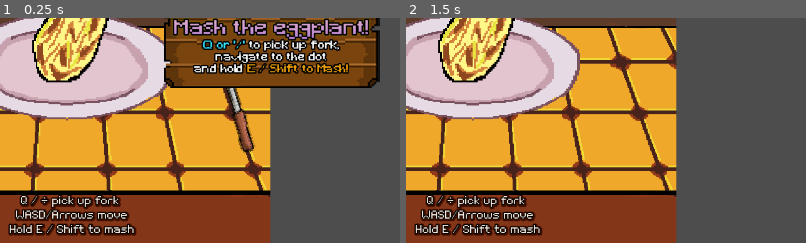
Above: before the commit, frames 1-2 (left to right).
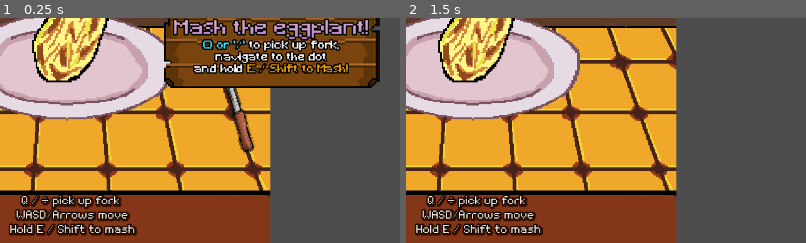
Above: after the commit, the same moments.

Repository: aleynaurr/Sarap-Game
Game: Godot game, scene res://scenes/minigames/MashMinigame.tscn
The game is run twice, just before and just after one commit, with the same random seed, the same clock (stepped at 60 frames per second) and the same inputs. This scene is started directly instead of the project's main scene.
Inputs (mouse positions are % of the whole screen's width and height, from its top left):
- Up to frame 1 (0.25 s): no input
- Up to frame 2 (1.5 s): tap Enter (ui_accept) at 0.5, 0.77 s; move the mouse to (72, 45) at 0.52 s; hold D (move_right_p1) 0.53-1.25 s; tap Q (grab_p1) at 0.6 s; click (72, 45) at 0.67 s; drag from (30, 55) to (45, 70) at 1.27 s
The pictures show only the part of the screen within x 16-66%, y 44-94%; the shares and areas given below are measured in that part.

The runs differ from the first frame. In frame 1, 1.9% of the frame differs, in the area x 2-35%, y 78-97%; in frame 2, 1.9%.
Error before the commit: Out of bounds get index '0' (on base: 'Array') (res://scripts/minigames/MashMinigame.gd:318)
Error after the commit: Out of bounds get index '0' (on base: 'Array') (res://scripts/minigames/MashMinigame.gd:319)

Commit message:
mash okay

Diff:
--- a/scenes/minigames/MashMinigame.tscn
+++ b/scenes/minigames/MashMinigame.tscn
@@ -80,9 +80,9 @@
 
 [node name="HintLabel" type="Label" parent="." unique_id=448203553]
 layout_mode = 0
-offset_left = 21.0
+offset_left = 22.0
 offset_top = 603.0
-offset_right = 621.0
+offset_right = 622.0
 offset_bottom = 715.0
 theme_override_colors/font_color = Color(0.98902076, 0.9332128, 0.88691455, 1)
 theme_override_colors/font_shadow_color = Color(0.24104092, 0.06104824, 3.6098065e-08, 1)
--- a/scripts/minigames/MashMinigame.gd
+++ b/scripts/minigames/MashMinigame.gd
@@ -128,7 +128,6 @@
 var _popup_done_tex: Texture2D = null
 var _popup_start_tex: Texture2D = null
 var _popup_fail_tex: Texture2D = null
-
 
 func _on_init() -> void:
 	_fork_picked_up  = false
@@ -314,9 +313,11 @@
 	if _current_line >= LINE_COUNT:
 		_is_hovering = false
 		return
-	var fork_center := _fork_pos + _fork_base_size * 0.5
+
+	var fork_tip := _fork_pos + Vector2(0.0, _fork_base_size.y * 0.5)
+
 	var circle_center: Vector2 = _circle_centers[_current_line]
-	_is_hovering = fork_center.distance_to(circle_center) <= CIRCLE_HOVER_RADIUS
+	_is_hovering = fork_tip.distance_to(circle_center) <= CIRCLE_HOVER_RADIUS
 
 
 # ──────────────────────────────────────────────────────────────────────────
